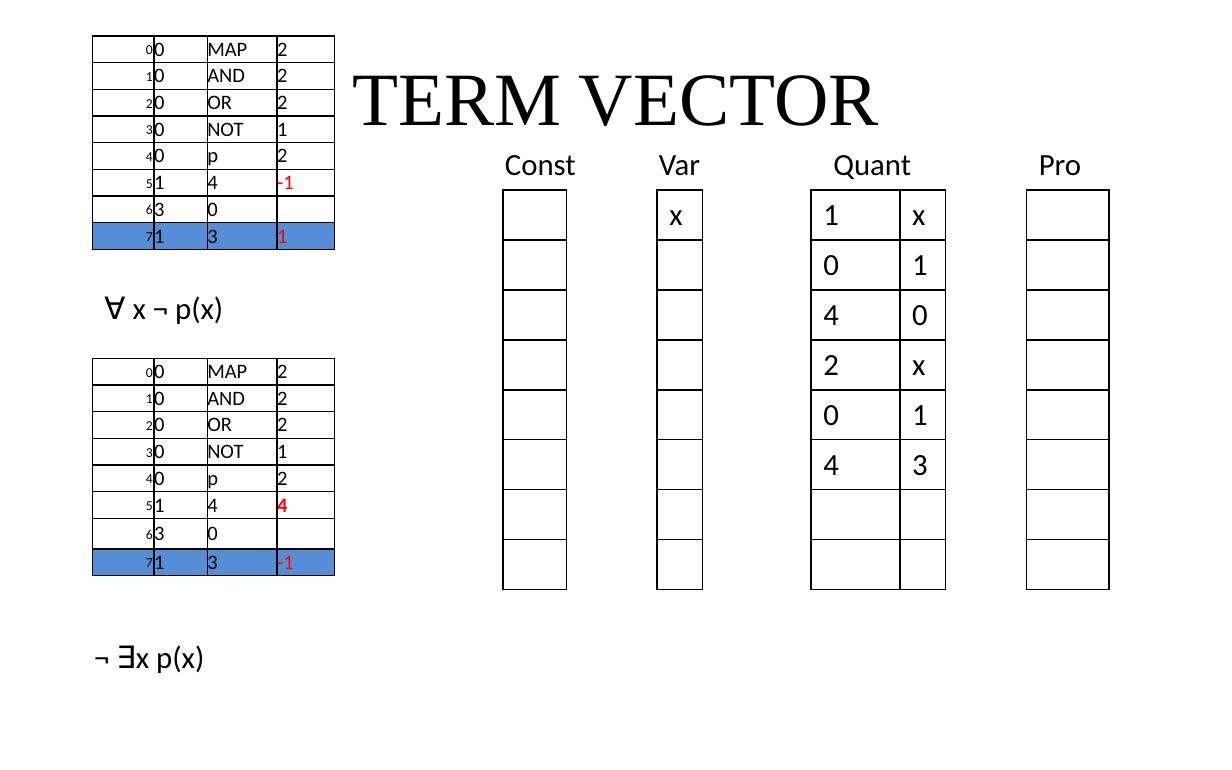
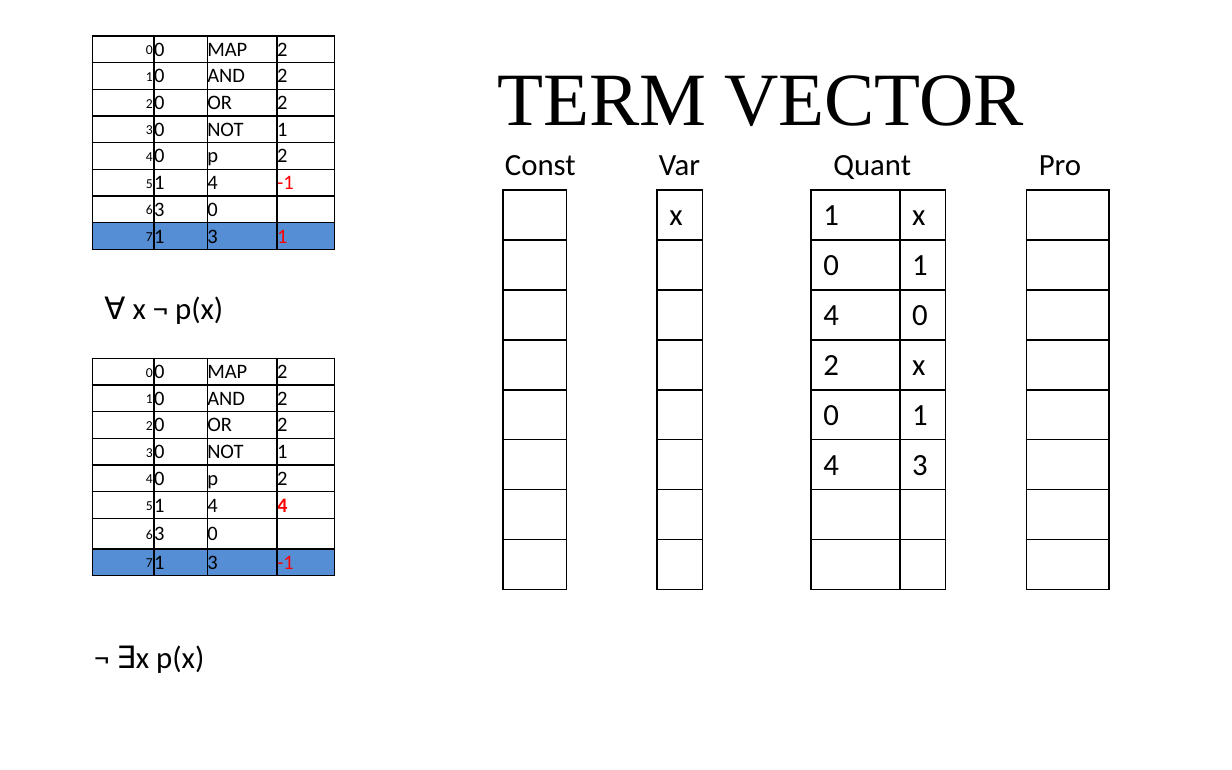
Before and after one commit to giang-rocker/logic, a slide deck: slide 5 of Report/SUY LUẬN TỰ NHIÊN.pptx. Drawn at 1232x770 pixels with LibreOffice and Linux fonts; fonts in the diff are those of the drawing. Boxes give left, top, right and bottom in pixels: in the first picture for what was removed or moved away, otherwise in the second. Text is boxed around its words. In the diff, an @@ line names an element or a change of style, - is before the commit and + after.

```diff
--- a/Report/SUY LUẬN TỰ NHIÊN.pptx
+++ b/Report/SUY LUẬN TỰ NHIÊN.pptx
@@ title "TERM VECTOR" at <box>498,75,1024,126</box>: alignment centre to right @@
```
Also in this commit, not shown: 4 other slides changed.
